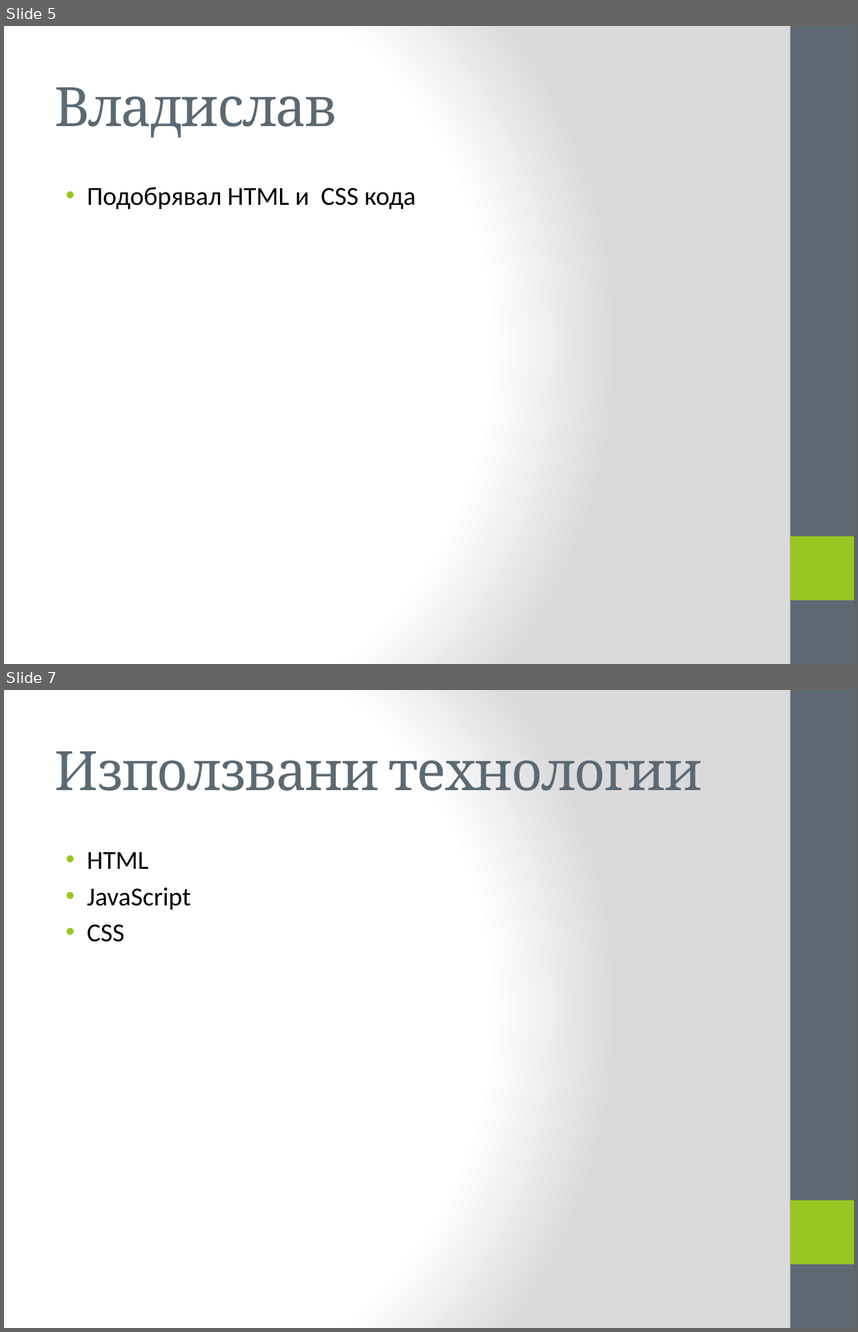
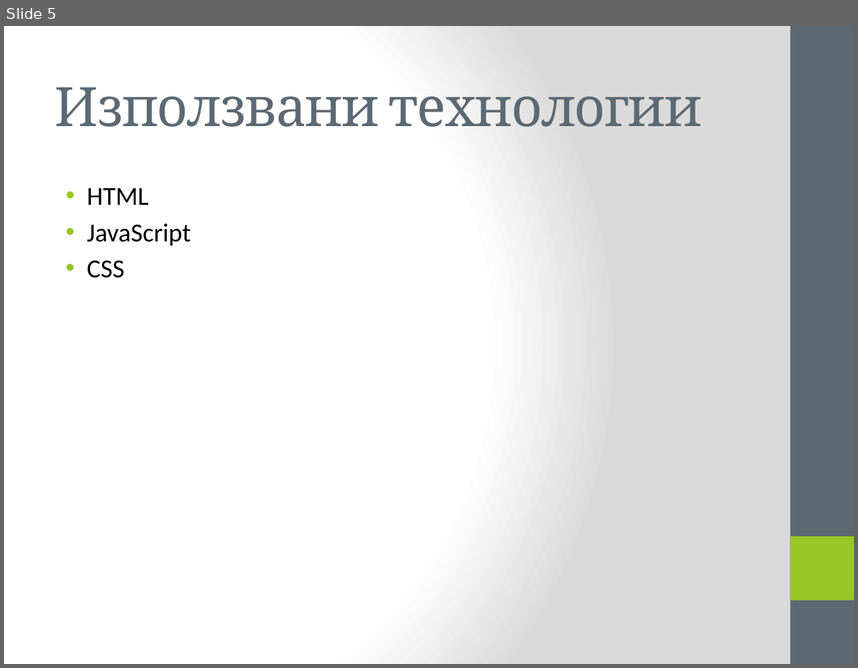
Before and after one commit to marti456/bri4ka-hacktues, a slide deck: Здравно-профилактична платформа.pptx. Shown one above the other, each under a label of ours: slides 5 and 7 before the commit, slide 5 after it; the slides between them are not shown. The pictures are 858x1332 and 858x668 pixels, drawn with LibreOffice and Linux fonts; fonts in the diff are those of the drawing. Boxes give left, top, right and bottom in pixels: in the first picture for what was removed or moved away, otherwise in the second. Text is boxed around its words. In the diff, an @@ line names an element or a change of style, - is before the commit and + after.

```diff
--- a/Здравно-профилактична платформа.pptx
+++ b/Здравно-профилактична платформа.pptx
@@ slide 5 removed at [4,26,854,664], background gradient #FFFFFF to #DADADA; not listed: 2 template elements that a slide beside it also shows @@
@@ title removed at [55,87,338,138] @@
-Владислав
@@ text removed at [87,187,416,210] @@
-• Подобрявал HTML и CSS кода
@@ what was slide 7 is now slide 5 @@
```
Also in this commit, not shown: 4 slides changed, 1 slide added, 2 other slides removed.
